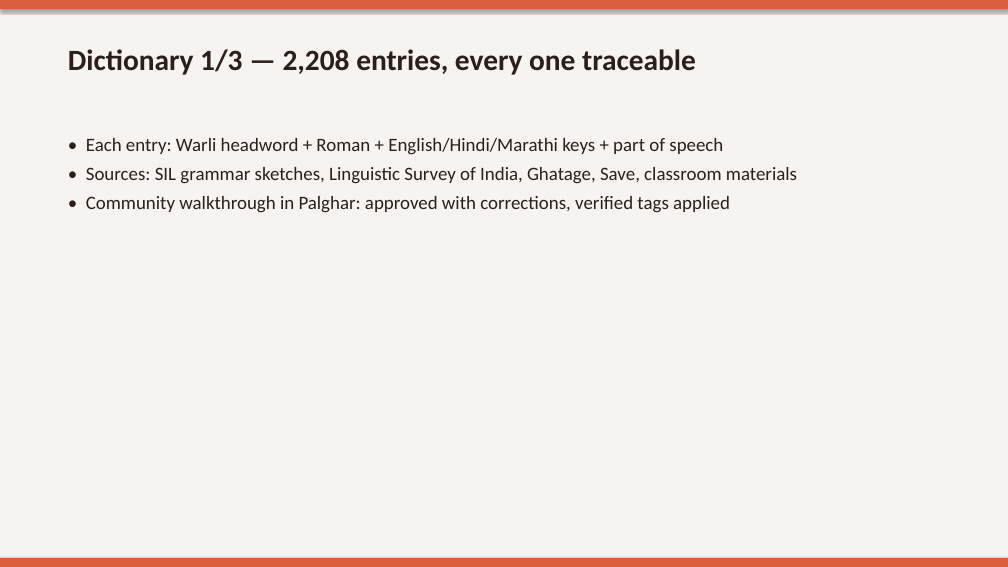
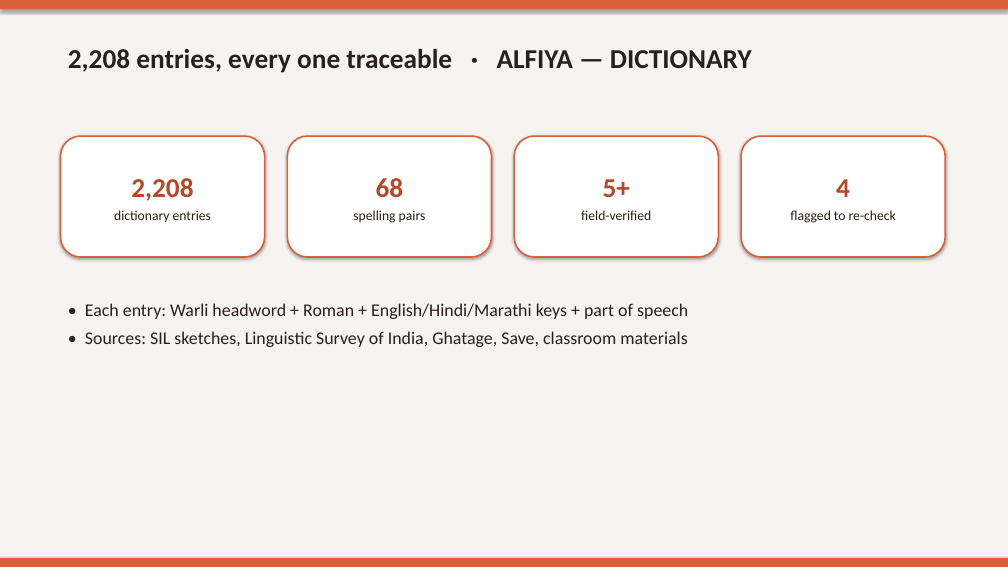
Before and after one commit to sumaiyaaa08/WARLI_TRANSLATOR, a slide deck: slide 9 of report/Warli_Vaani_Presentation.pptx. Drawn at 1008x567 pixels with LibreOffice and Linux fonts; fonts in the diff are those of the drawing. Boxes give left, top, right and bottom in pixels: in the first picture for what was removed or moved away, otherwise in the second. Text is boxed around its words. In the diff, an @@ line names an element or a change of style, - is before the commit and + after.

```diff
--- a/report/Warli_Vaani_Presentation.pptx
+++ b/report/Warli_Vaani_Presentation.pptx
@@ text at <box>68,49,752,73</box>: text changed; size 28 to 26 pt @@
-Dictionary 1/3 — 2,208 entries, every one traceable
+2,208 entries, every one traceable · ALFIYA — DICTIONARY
@@ rounded rectangle added at <box>60,136,265,257</box>, fill #FFFFFF, outline #D9603B 1.5 pt, 13 pt, text #2A1F1A @@
+2,208
+dictionary entries
@@ rounded rectangle added at <box>287,136,492,257</box>, fill #FFFFFF, outline #D9603B 1.5 pt, 13 pt, text #2A1F1A @@
+68
+spelling pairs
@@ rounded rectangle added at <box>514,136,718,257</box>, fill #FFFFFF, outline #D9603B 1.5 pt, 13 pt, text #2A1F1A @@
+5+
+field-verified
@@ rounded rectangle added at <box>741,136,945,257</box>, fill #FFFFFF, outline #D9603B 1.5 pt, 13 pt, text #2A1F1A @@
+4
+flagged to re-check
@@ text "• Each entry: Warli headword ...": place and size @@
-text "• Each entry: Warli headword ..." at <box>86,138,797,213</box>
+text "• Each entry: Warli headword ..." at <box>85,303,688,347</box>
@@ text at <box>85,303,688,319</box>: size 18 to 17 pt in "• Each entry: Warli headword + Roman ..." @@
@@ text at <box>85,331,687,347</box>: text changed; size 18 to 17 pt @@
-• Sources: SIL grammar sketches, Linguistic Survey of India, Ghatage, Save, classroom materials
-• Community walkthrough in Palghar: approved with corrections, verified tags applied
+• Sources: SIL sketches, Linguistic Survey of India, Ghatage, Save, classroom materials
```
Also in this commit, not shown: 13 other slides changed, 2 slides added, 2 slides removed.
